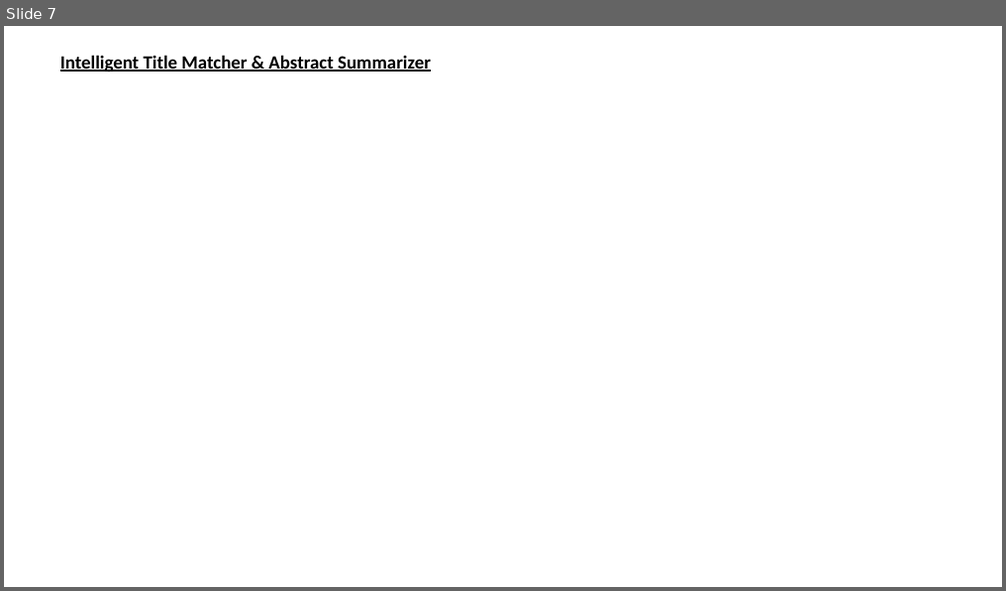
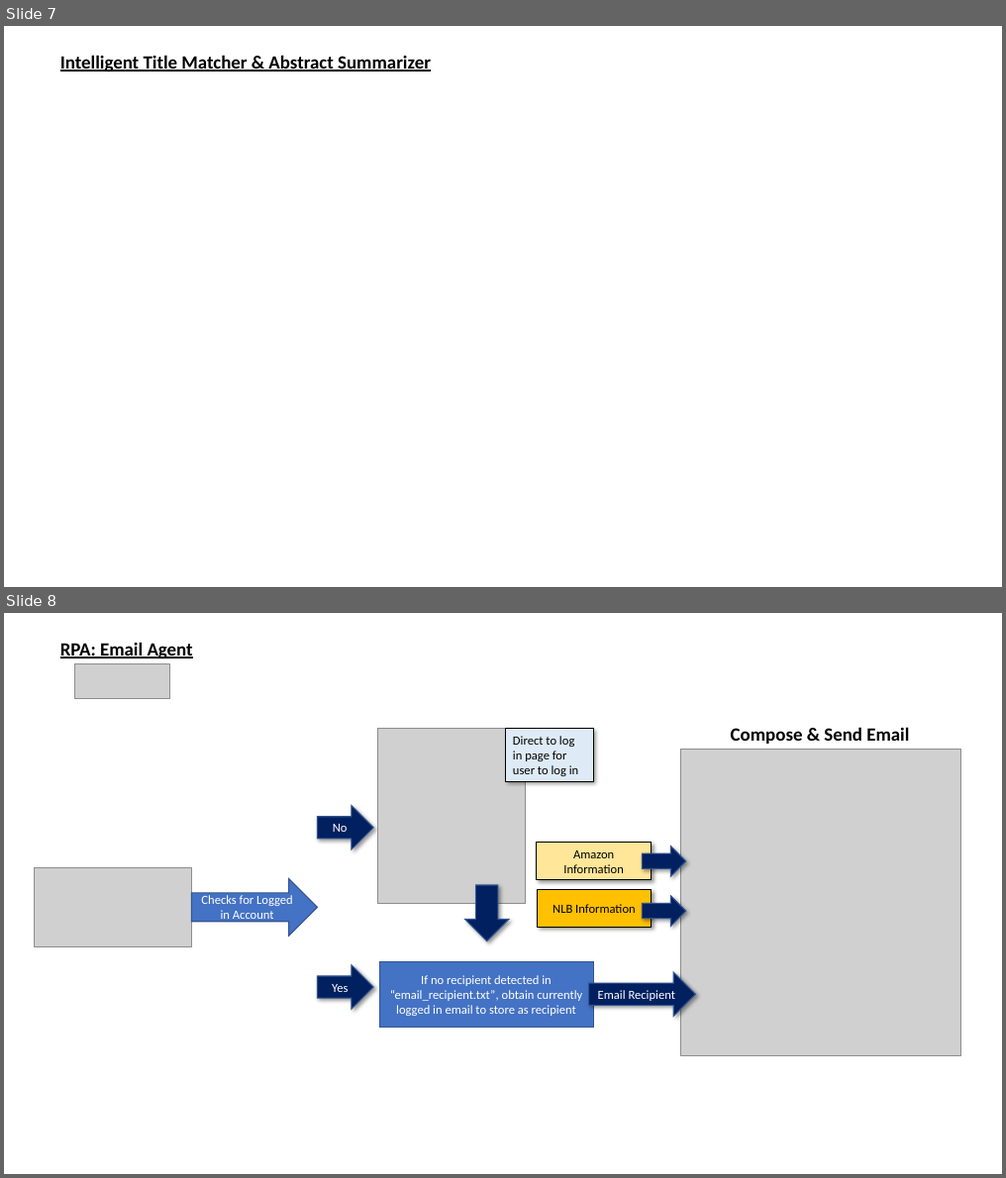
Before and after one commit to AftTheRain/ISA-PM-IPA-2021-01-09-IS02PT-GRP-SmartLibrarian, a slide deck: Video/ISS IPA PROJECT PRESENTATION - SYSTEM ARCHITECTURE.pptx. Shown one above the other, each under a label of ours: slide 7 before the commit, slides 7 and 8 after it. The pictures are 1006x591 and 1006x1178 pixels, drawn with LibreOffice and Linux fonts; fonts in the diff are those of the drawing; grey boxes stand for pictures. Boxes give left, top, right and bottom in pixels: in the first picture for what was removed or moved away, otherwise in the second. Text is boxed around its words. In the diff, an @@ line names an element or a change of style, - is before the commit and + after.

```diff
--- a/Video/ISS IPA PROJECT PRESENTATION - SYSTEM ARCHITECTURE.pptx
+++ b/Video/ISS IPA PROJECT PRESENTATION - SYSTEM ARCHITECTURE.pptx
@@ slide 8 added at [4, 613, 1002, 1174], background #FFFFFF @@
@@ text added at [60, 642, 193, 660], 18 pt, text #000000, bold, underline @@
+RPA: Email Agent
@@ picture added at [75, 663, 169, 698] @@
@@ picture added at [377, 729, 525, 904] @@
@@ rectangle added at [506, 729, 593, 782], fill #DEEBF7, outline #000000 0.75 pt, 12 pt, text #000000 @@
+Direct to log in page for user to log in
@@ text added at [731, 727, 909, 744], 18 pt, text #000000, bold @@
+Compose & Send Email
@@ picture added at [681, 750, 961, 1056] @@
@@ right arrow added at [318, 806, 374, 851], fill #002060, outline #325491 1 pt, 12 pt, text #FFFFFF @@
+No
@@ rectangle added at [537, 843, 650, 880], fill #FFE699, outline #000000 0.75 pt, 12 pt, text #000000 @@
+Amazon Information
@@ right arrow added at [642, 847, 686, 876], fill #002060, outline #325491 1 pt @@
@@ picture added at [34, 868, 192, 947] @@
@@ right arrow added at [191, 878, 317, 936], fill #4472C4, outline #325491 1 pt, 12 pt, text #FFFFFF @@
+Checks for Logged in Account
@@ right arrow added at [465, 885, 509, 942], fill #002060, outline #325491 1 pt @@
@@ rectangle added at [537, 890, 651, 928], fill #FFC000, outline #000000 0.75 pt, 12 pt, text #000000 @@
+NLB Information
@@ right arrow added at [642, 896, 686, 926], fill #002060, outline #325491 1 pt @@
@@ right arrow added at [318, 965, 374, 1010], fill #002060, outline #325491 1 pt, 12 pt, text #FFFFFF @@
+Yes
@@ rectangle added at [380, 961, 594, 1028], fill #4472C4, outline #325491 1 pt, 12 pt, text #FFFFFF @@
+If no recipient detected in “email_recipient.txt”, obtain currently logged in email to store as recipient
@@ right arrow added at [589, 972, 696, 1017], fill #002060, outline #325491 1 pt, 12 pt, text #FFFFFF @@
+Email Recipient
```
Also in this commit, not shown: 2 slides changed, 1 other slide added, 1 slide removed.
